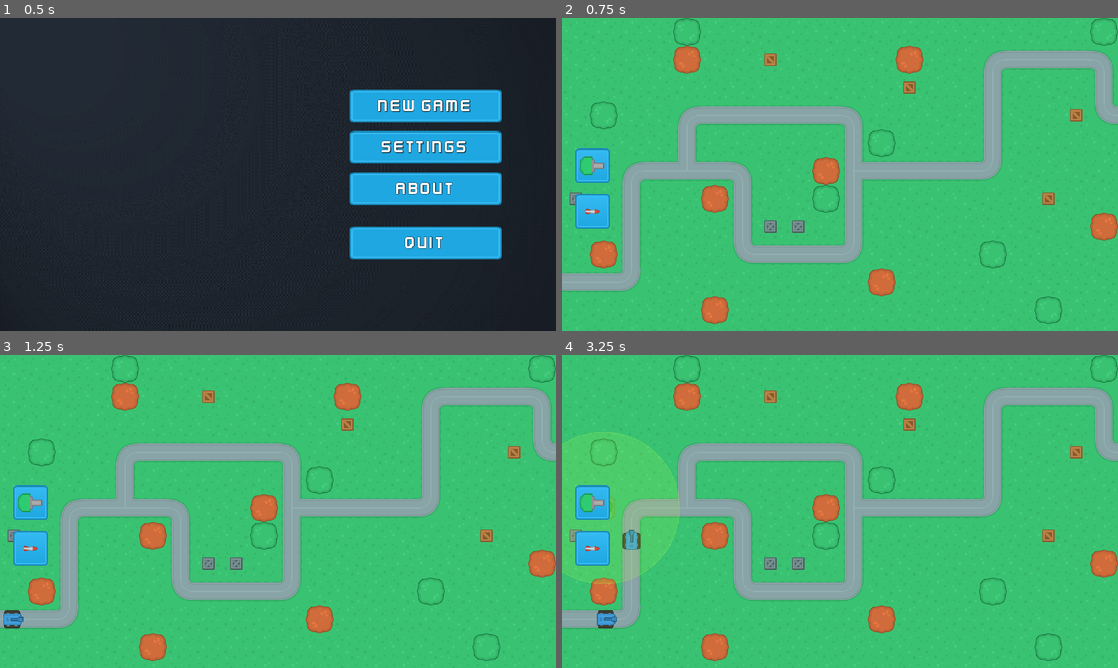
Above: before the commit, frames 1-4 (two rows, left to right).
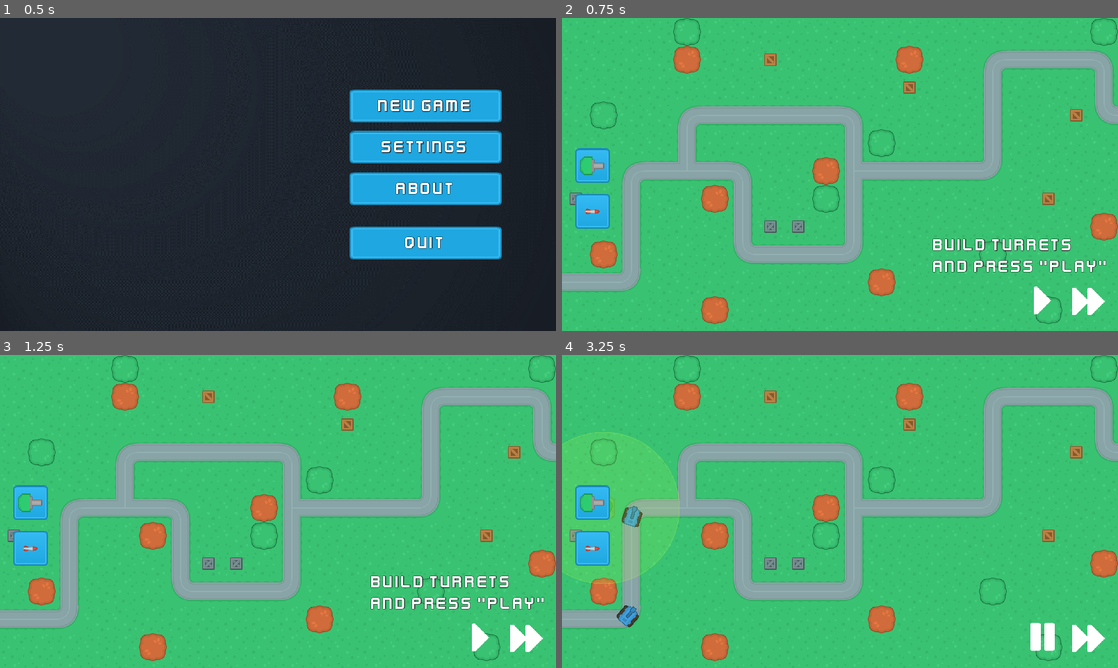
Above: after the commit, the same moments.

Repository: xEdelweiss/TowerDefence
Game: Godot game, scene res://scene_handler.tscn
Two runs of this game, one before a commit and one after it. Both use one fixed random seed, a clock stepped at 60 frames per second and the inputs below.
Inputs (mouse positions are in pixels of both pictures, inside the frame that each line leads up to):
- Up to frame 1 (0.5 s): no input
- Up to frame 2 (0.75 s): click "New Game" at 0.5 s
- Up to frame 3 (1.25 s): no input
- Up to frame 4 (3.25 s): click (1040, 636) at 1.27 s; click (1090, 636) at 2.02 s; click (589, 502) at 2.75 s

Frame 1 is identical in both runs. In frame 2, 1.8% of the frame differs, in the area x 66-98%, y 70-95%; in frame 3, 2.0%, in the area x 0-98%, y 70-95%; in frame 4, 1.4%.

Commit message:
Реалізував паузу та проскорення

Diff:
--- a/Scenes/MainScenes/UI.gd
+++ b/Scenes/MainScenes/UI.gd
@@ -38,3 +38,36 @@
 
 func remove_tower_preview():
 	get_node(TOWER_PREVIEW_CONTAINER).free()
+
+##
+## Game Controls
+##
+
+func _on_pause_play_button_pressed():
+	var scene_tree = get_tree() as SceneTree
+	var game_scene = (get_parent() as GameScene)
+
+	if game_scene.build_mode:
+		game_scene.cancel_build_mode()
+
+	if scene_tree.paused:
+		scene_tree.paused = false
+	elif game_scene.current_wave == 0:
+		game_scene.current_wave += 1
+		get_node("MarginContainer/HUD/VBoxContainer/IntroLabel").hide()
+		game_scene.start_next_wave()
+		scene_tree.paused = false
+	else:
+		scene_tree.paused = true
+
+
+func _on_speed_up_button_pressed():
+	var game_scene = (get_parent() as GameScene)
+
+	if game_scene.build_mode:
+		game_scene.cancel_build_mode()
+
+	if Engine.time_scale == 1:
+		Engine.time_scale = 2
+	else:
+		Engine.time_scale = 1
--- a/Scenes/MainScenes/game_scene.gd
+++ b/Scenes/MainScenes/game_scene.gd
@@ -1,4 +1,6 @@
 extends Node2D
+
+class_name GameScene
 
 const OBSTRUCTED_TILE_ID = 5
 
@@ -19,7 +21,6 @@
 	map_node = get_node("Map1") # todo: remove hardcode
 	for i in get_tree().get_nodes_in_group("build_buttons") as Array[Button]:
 		i.pressed.connect(initiate_build_mode.bind(i.name))
-	start_next_wave()
 
 func _process(delta):
 	if build_mode:
--- a/Scenes/MainScenes/game_scene.tscn
+++ b/Scenes/MainScenes/game_scene.tscn
@@ -6,6 +6,10 @@
 [ext_resource type="Script" path="res://Scenes/MainScenes/UI.gd" id="3_qjyh5"]
 [ext_resource type="Texture2D" uid="uid://cdwordoq8i7tj" path="res://Assets/Towers/towerDefense_tile249.png" id="3_qyg3a"]
 [ext_resource type="Texture2D" uid="uid://b4w8arcxbq33j" path="res://Assets/Towers/towerDefense_tile251.png" id="4_gcwhi"]
+[ext_resource type="Texture2D" uid="uid://jpjypcgq8um0" path="res://Assets/Icons/right.png" id="7_5hh63"]
+[ext_resource type="FontFile" uid="uid://biein46k8i7ii" path="res://Assets/Fonts/Kenney Future Narrow.ttf" id="7_o2kkt"]
+[ext_resource type="Texture2D" uid="uid://bwc5ren0k3f8p" path="res://Assets/Icons/pause.png" id="8_nd3rg"]
+[ext_resource type="Texture2D" uid="uid://cnp6ft1oyo80m" path="res://Assets/Icons/fastForward.png" id="9_cfju7"]
 
 [node name="GameScene" type="Node2D"]
 script = ExtResource("1_kjjiv")
@@ -86,3 +90,50 @@
 grow_horizontal = 2
 grow_vertical = 2
 texture = ExtResource("4_gcwhi")
+
+[node name="VBoxContainer" type="VBoxContainer" parent="UI/MarginContainer/HUD"]
+layout_mode = 1
+anchors_preset = 3
+anchor_left = 1.0
+anchor_top = 1.0
+anchor_right = 1.0
+anchor_bottom = 1.0
+offset_left = -216.0
+offset_top = -152.0
+grow_horizontal = 0
+grow_vertical = 0
+alignment = 2
+
+[node name="IntroLabel" type="Label" parent="UI/MarginContainer/HUD/VBoxContainer"]
+layout_mode = 2
+theme_override_colors/font_shadow_color = Color(0, 0, 0, 0.705882)
+theme_override_colors/font_outline_color = Color(0, 0, 0, 1)
+theme_override_constants/outline_size = 2
+theme_override_fonts/font = ExtResource("7_o2kkt")
+theme_override_font_sizes/font_size = 40
+text = "Build turrets
+and press \"Play\""
+
+[node name="GameControls" type="HBoxContainer" parent="UI/MarginContainer/HUD/VBoxContainer"]
+layout_mode = 2
+size_flags_horizontal = 8
+
+[node name="PausePlayButton" type="TextureButton" parent="UI/MarginContainer/HUD/VBoxContainer/GameControls"]
+process_mode = 3
+custom_minimum_size = Vector2(70, 70)
+layout_mode = 2
+size_flags_horizontal = 4
+size_flags_vertical = 4
+toggle_mode = true
+texture_normal = ExtResource("7_5hh63")
+texture_pressed = ExtResource("8_nd3rg")
+
+[node name="SpeedUpButton" type="TextureButton" parent="UI/MarginContainer/HUD/VBoxContainer/GameControls"]
+custom_minimum_size = Vector2(70, 70)
+layout_mode = 2
+size_flags_horizontal = 4
+size_flags_vertical = 4
+texture_normal = ExtResource("9_cfju7")
+
+[connection signal="pressed" from="UI/MarginContainer/HUD/VBoxContainer/GameControls/PausePlayButton" to="UI" method="_on_pause_play_button_pressed"]
+[connection signal="pressed" from="UI/MarginContainer/HUD/VBoxContainer/GameControls/SpeedUpButton" to="UI" method="_on_speed_up_button_pressed"]
Binary file added: Assets/Icons/fastForward.png
Not shown, added: Assets/Icons/fastForward.png.import
Binary file added: Assets/Icons/pause.png
Not shown, added: Assets/Icons/pause.png.import
Binary file added: Assets/Icons/right.png
Not shown, added: Assets/Icons/right.png.import
Not shown: 1 places in Scenes/MainScenes/game_scene.tscn that only renumber resources
